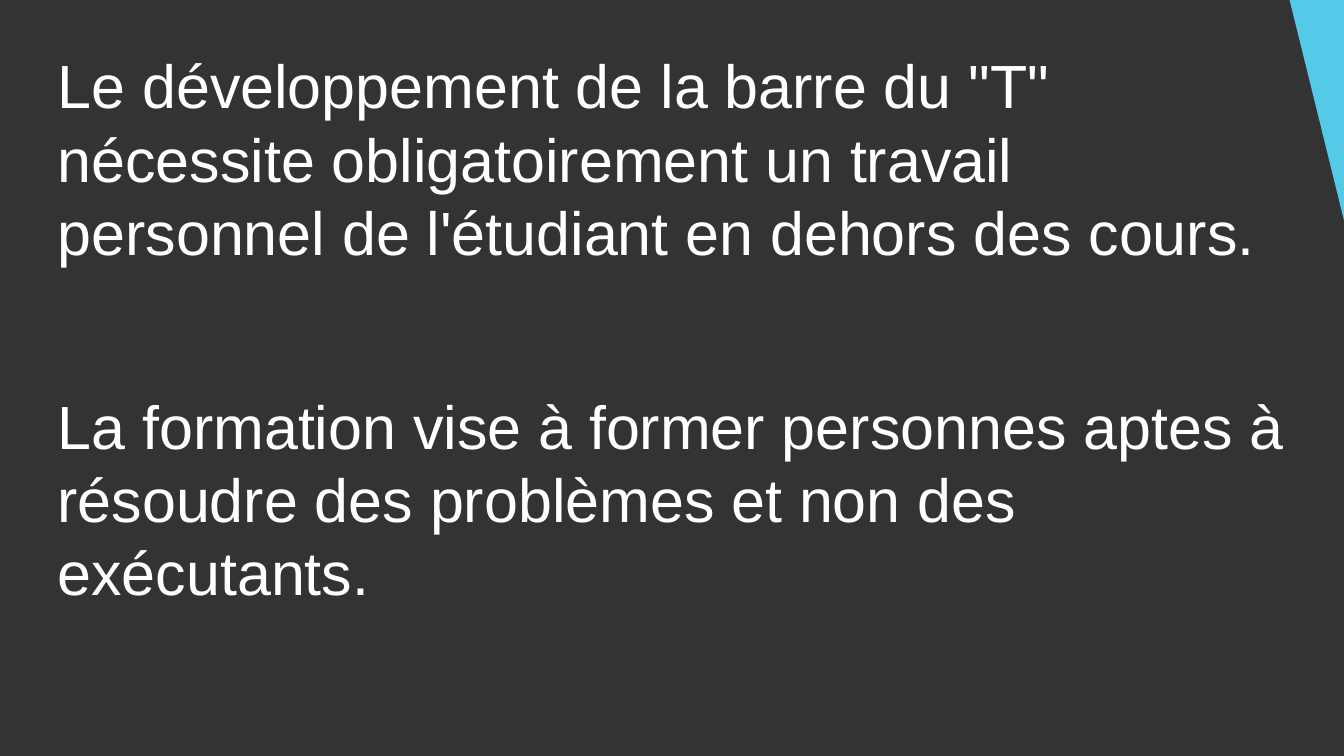
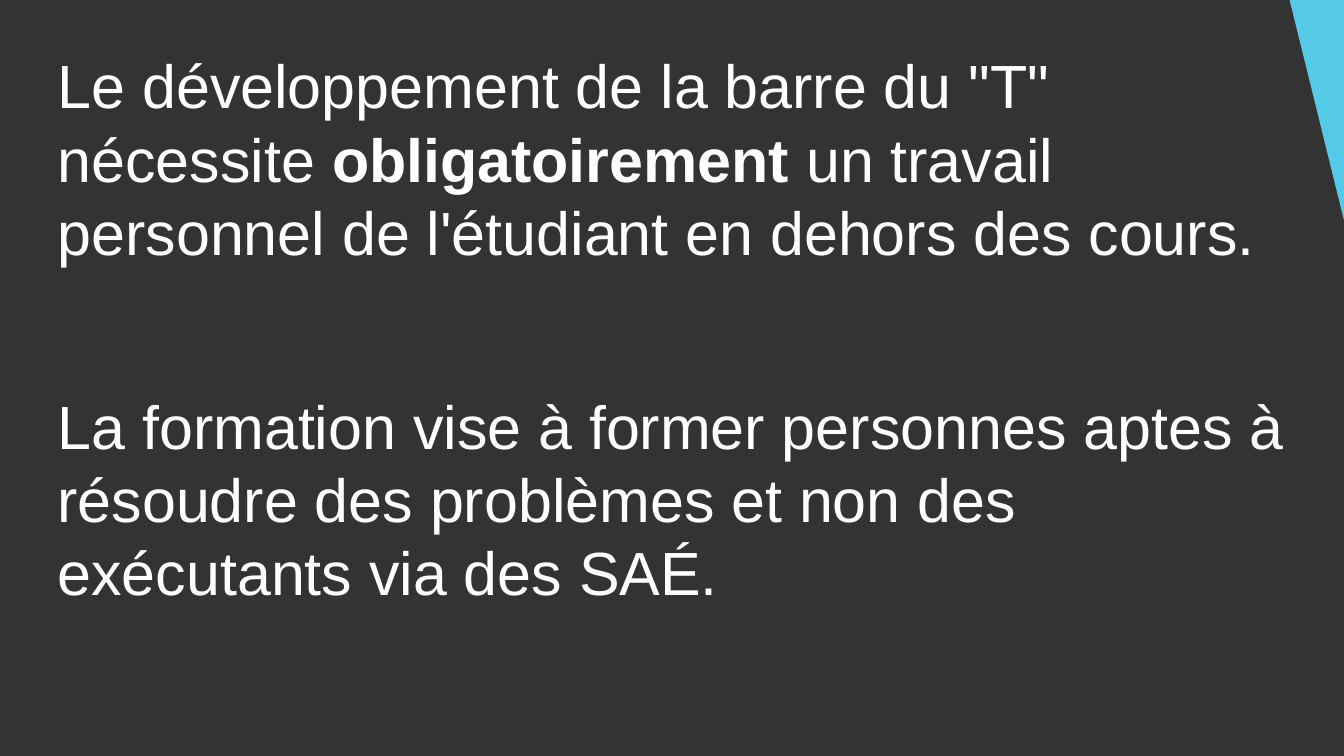
Before and after one commit to DanYellow/cours, a slide deck: slide 10 of presentation-formation-mmi/presentation.odp. Drawn at 1344x756 pixels with LibreOffice and Linux fonts; fonts in the diff are those of the drawing. Boxes give left, top, right and bottom in pixels: in the first picture for what was removed or moved away, otherwise in the second. Text is boxed around its words. In the diff, an @@ line names an element or a change of style, - is before the commit and + after.

```diff
--- a/presentation-formation-mmi/presentation.odp
+++ b/presentation-formation-mmi/presentation.odp
@@ text at (58,63,1255,266): bold on in "obligatoirement" @@
@@ text at (58,404,1283,596): text changed @@
-La formation vise à former personnes aptes à résoudre des problèmes et non des exécutants.
+La formation vise à former personnes aptes à résoudre des problèmes et non des exécutants via des SAÉ.
```
Also in this commit, not shown: 14 other slides changed, 1 slide added, 6 other files.
